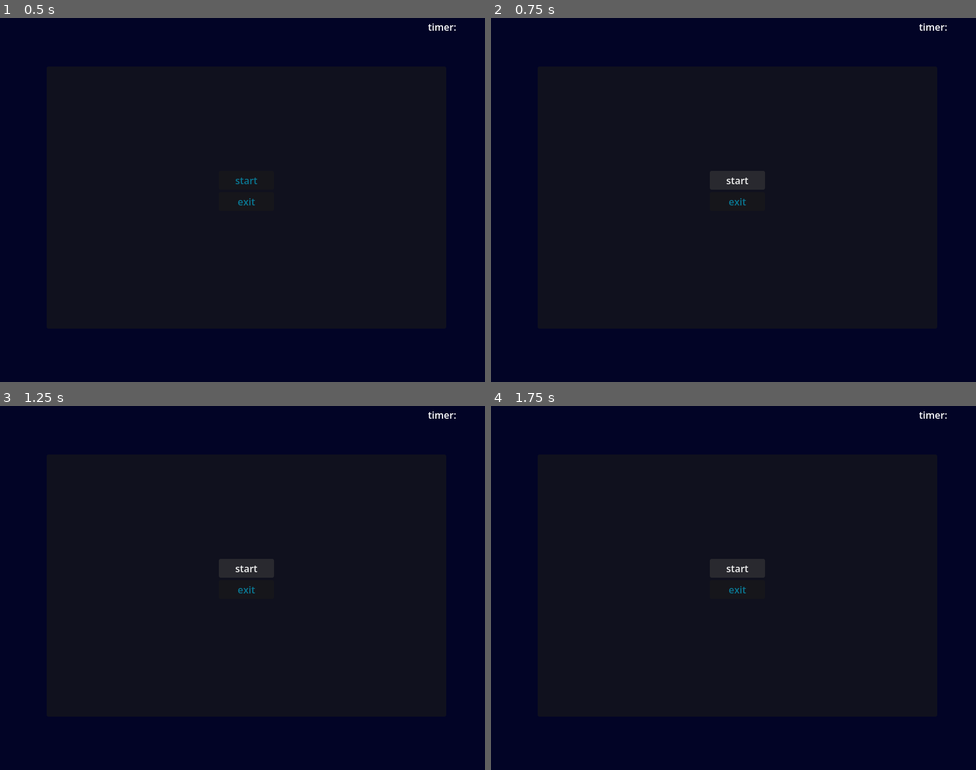
Above: before the commit, frames 1-4 (two rows, left to right).
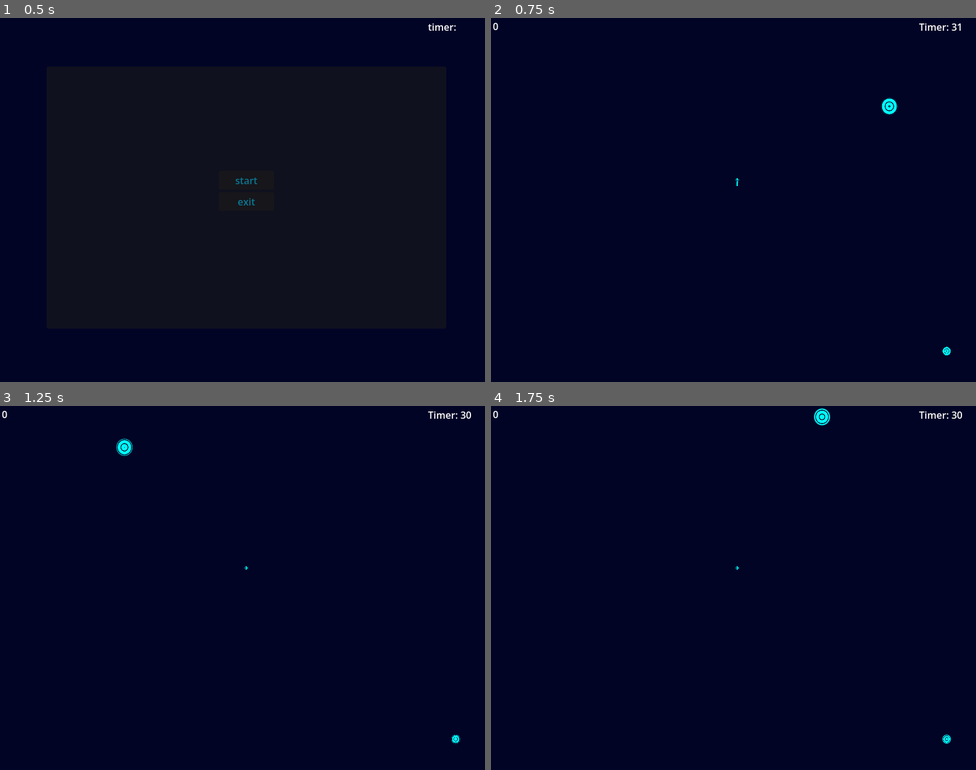
Above: after the commit, the same moments.

Repository: beki-github/speed-click
Game: Godot game, scene res://scenes/game.tscn
Same seed, same stepped clock (60 frames per second), same inputs: the game is played once before the commit and once after it.
Inputs (mouse positions are in pixels of both pictures, inside the frame that each line leads up to):
- Up to frame 1 (0.5 s): no input
- Up to frame 2 (0.75 s): click "start" at 0.5 s
- Up to frame 3 (1.25 s): no input
- Up to frame 4 (1.75 s): click (738, 566) at 1.25 s, where only the run before the commit has a clickable "start"

Frame 1 is identical in both runs. In frame 2, 0.9% of the frame differs, in the area x 0-97%, y 1-93%; in frame 3, 0.9%; in frame 4, 0.9%, in the area x 0-98%, y 0-93%.

Commit message:
version 1.0 is completed

Diff:
--- a/scripts/ball.gd
+++ b/scripts/ball.gd
@@ -2,7 +2,7 @@
 signal caught_ball
 
 var direction: Vector2
-var speed: int =2000
+var speed: int =1750
 var screen_size:Vector2
 
 
--- a/scripts/game.gd
+++ b/scripts/game.gd
@@ -65,6 +65,7 @@
 
 func _ready() -> void:
 	var start_menu_child=start_menu.instantiate()
+	start_menu_child.start_clicked.connect(on_start_clicked)
 	add_child(start_menu_child)
 
 func _physics_process(delta: float) -> void:
@@ -80,8 +81,12 @@
 		else:
 			print("the tail is fucked up")
 
+func on_start_clicked():
+	start_Game()
+
+
 func on_ball_cleared():
-	freeze_time(0.25)
+	freeze_time(0.75)
 	spawn_ball()
 
 func _on_circle_cleared():
--- a/scripts/start_menu.gd
+++ b/scripts/start_menu.gd
@@ -1,7 +1,7 @@
 extends Panel
 
 @onready var vBox =$VBoxContainer
-
+signal start_clicked
 func _ready() -> void:
 	for button in vBox.get_children():
 		button.pressed.connect(_on_button_presses.bind(button.name))
@@ -10,7 +10,8 @@
 func _on_button_presses(button_name:String):
 	match button_name:
 		"start":
-			print("start button pressed")
+			start_clicked.emit()
+			queue_free()
 		"exit":
 			get_tree().quit()
 # Called every frame. 'delta' is the elapsed time since the previous frame.
--- /dev/null
+++ b/shaders/ball.gdshader
@@ -0,0 +1,23 @@
+shader_type canvas_item;
+
+const vec3 bg_color = vec3(0.008, 0.016, 0.15);
+const vec3 ring_color = vec3(0.0, 1.0, 1.0);
+
+void fragment() {
+    vec2 centered_uv = UV * 2.0 - 1.0;
+    float dist_from_center = length(centered_uv);
+
+
+    float d = sin(dist_from_center * 8.0 - TIME*5.0) / 3.0;
+    float ring_distance = abs(d);
+    ring_distance=0.01/ring_distance;
+    float mask = smoothstep(0.05, 0.15, ring_distance);
+
+    float edge_fade = smoothstep(0.8, 0.95, dist_from_center);
+    float final_mask = max(mask, edge_fade);
+
+
+    vec3 final_rgb = mix(ring_color, bg_color, final_mask);
+
+    COLOR = vec4(final_rgb, 1.0);
+}
Not shown, added: shaders/ball.gdshader.uid
